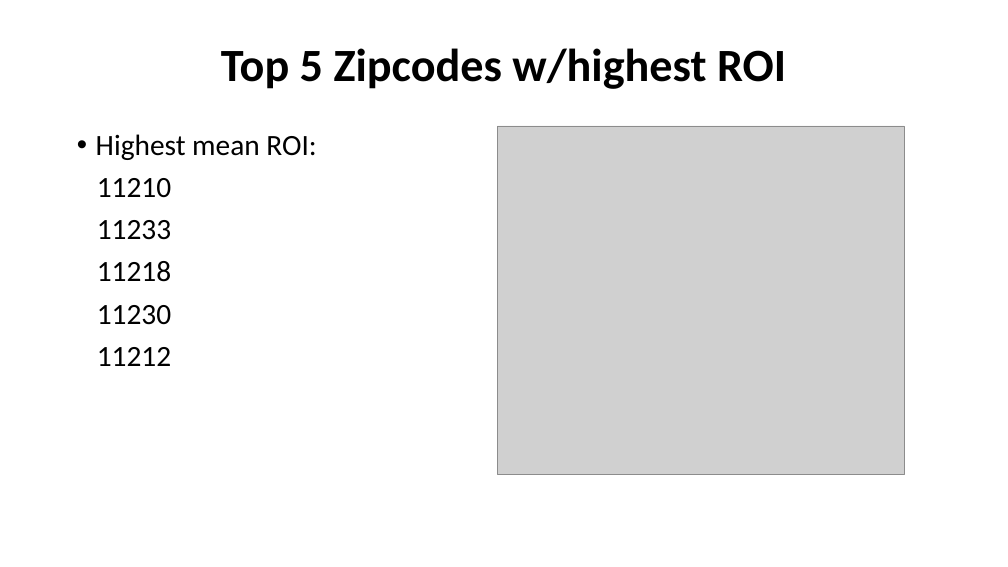
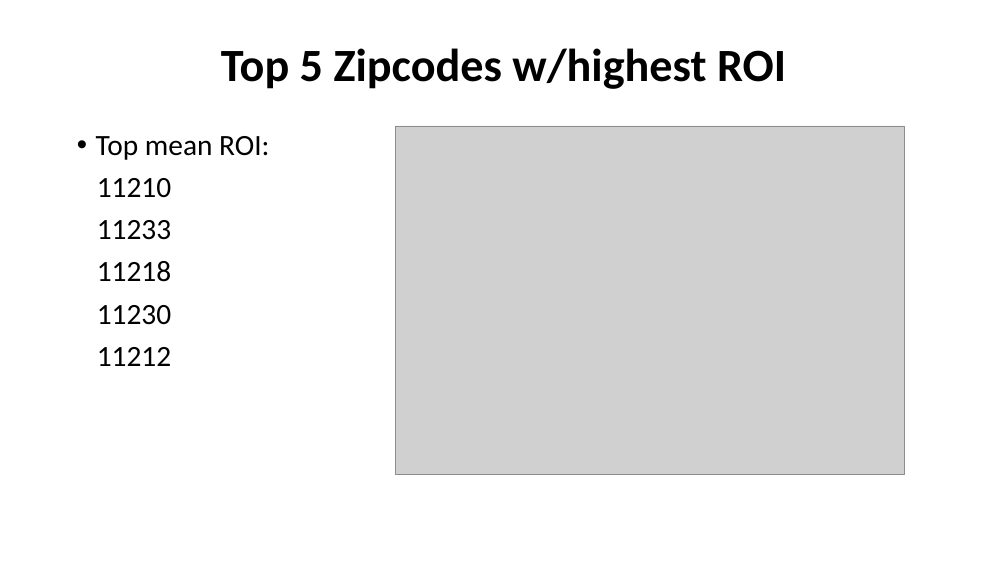
Before and after one commit to davidrtorres/Model-4-Brooklyn-Real-Estate-Investment, a slide deck: slide 5 of zillow_ts.pptx. Drawn at 1008x567 pixels with LibreOffice and Linux fonts; fonts in the diff are those of the drawing; grey boxes stand for pictures. Boxes give left, top, right and bottom in pixels: in the first picture for what was removed or moved away, otherwise in the second. Text is boxed around its words. In the diff, an @@ line names an element or a change of style, - is before the commit and + after.

```diff
--- a/zillow_ts.pptx
+++ b/zillow_ts.pptx
@@ text at (96, 136, 269, 160): text changed @@
-• Highest mean ROI:
+• Top mean ROI:
@@ picture: place and size @@
-picture at (498, 126, 904, 474)
+picture at (395, 126, 904, 474)
```
Also in this commit, not shown: 10 other slides changed.
